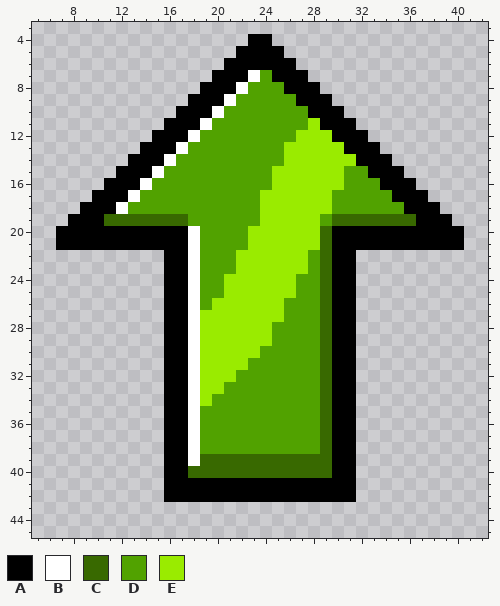
One commit to this pixel-art file: sprites/elements/upgrade.aseprite. The picture above is the old version.
48x48 pixels, 1 frame. Shown: x 5..42, y 3..45.
Palette (. is transparent): A #000000  B #ffffff  C #386900  D #51a200  E #9aeb00
Now the later version:
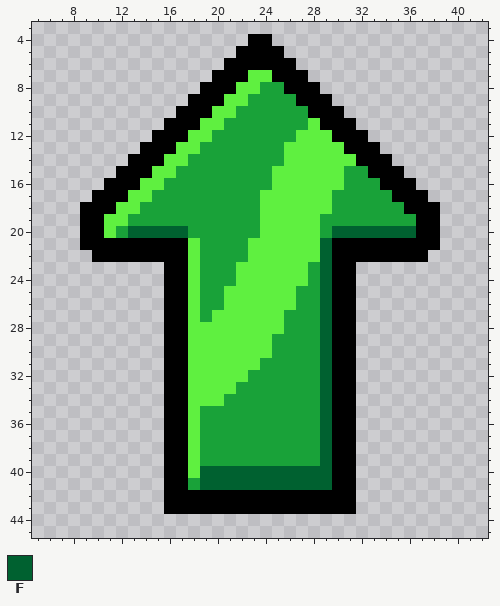
Colours new in this view: F #006130
Difference:
@@ palette @@
-D #51a200
+D #19a239
-E #9aeb00
+E #5ff040
@@ x 5..42 @@
  6 ................AAAAAA................
- 7 ...............AAABDAAA...............
- 8 ..............AAABDDDAAA..............
- 9 .............AAABDDDDDAAA.............
-10 ............AAABDDDDDDDAAA............
-11 ...........AAABDDDDDDDDEAAA...........
-12 ..........AAABDDDDDDDDEEEAAA..........
-13 .........AAABDDDDDDDDEEEEEAAA.........
-14 ........AAABDDDDDDDDDEEEEEEAAA........
-15 .......AAABDDDDDDDDDEEEEEEDDAAA.......
-16 ......AAABDDDDDDDDDDEEEEEEDDDAAA......
-17 .....AAABDDDDDDDDDDEEEEEEDDDDDAAA.....
-18 ....AAABDDDDDDDDDDDEEEEEEDDDDDDAAA....
-19 ...AAACCCCCCCDDDDDDEEEEEDCCCCCCCAAA...
-20 ..AAAAAAAAAAABDDDDEEEEEECAAAAAAAAAAA..
-21 ..AAAAAAAAAAABDDDDEEEEEECAAAAAAAAAAA..
-22 ...........AABDDDEEEEEEDCAA...........
-23 ...........AABDDDEEEEEEDCAA...........
-24 ...........AABDDEEEEEEDDCAA...........
-25 ...........AABDDEEEEEEDDCAA...........
-26 ...........AABDEEEEEEDDDCAA...........
-27 ...........AABEEEEEEEDDDCAA...........
-28 ...........AABEEEEEEDDDDCAA...........
-29 ...........AABEEEEEEDDDDCAA...........
-30 ...........AABEEEEEDDDDDCAA...........
-31 ...........AABEEEEDDDDDDCAA...........
-32 ...........AABEEEDDDDDDDCAA...........
-33 ...........AABEEDDDDDDDDCAA...........
-34 ...........AABEDDDDDDDDDCAA...........
-35 ...........AABDDDDDDDDDDCAA...........
-36 ...........AABDDDDDDDDDDCAA...........
-37 ...........AABDDDDDDDDDDCAA...........
-38 ...........AABDDDDDDDDDDCAA...........
-39 ...........AABCCCCCCCCCCCAA...........
-40 ...........AACCCCCCCCCCCCAA...........
-41 ...........AAAAAAAAAAAAAAAA...........
+ 7 ...............AAAEEAAA...............
+ 8 ..............AAAEEDDAAA..............
+ 9 .............AAAEEDDDDAAA.............
+10 ............AAAEEDDDDDDAAA............
+11 ...........AAAEEDDDDDDDEAAA...........
+12 ..........AAAEEDDDDDDDEEEAAA..........
+13 .........AAAEEDDDDDDDEEEEEAAA.........
+14 ........AAAEEDDDDDDDDEEEEEEAAA........
+15 .......AAAEEDDDDDDDDEEEEEEDDAAA.......
+16 ......AAAEEDDDDDDDDDEEEEEEDDDAAA......
+17 .....AAAEEDDDDDDDDDEEEEEEDDDDDAAA.....
+18 ....AAAEEDDDDDDDDDDEEEEEEDDDDDDAAA....
+19 ....AAEEDDDDDDDDDDDEEEEEDDDDDDDDAA....
+20 ....AAEDFFFFFDDDDDDEEEEEDFFFFFFFAA....
+21 ....AAAAAAAAAEDDDDEEEEEEFAAAAAAAAA....
+22 .....AAAAAAAAEDDDDEEEEEEFAAAAAAAA.....
+23 ...........AAEDDDEEEEEEDFAA...........
+24 ...........AAEDDDEEEEEEDFAA...........
+25 ...........AAEDDEEEEEEDDFAA...........
+26 ...........AAEDDEEEEEEDDFAA...........
+27 ...........AAEDEEEEEEDDDFAA...........
+28 ...........AAEEEEEEEEDDDFAA...........
+29 ...........AAEEEEEEEDDDDFAA...........
+30 ...........AAEEEEEEEDDDDFAA...........
+31 ...........AAEEEEEEDDDDDFAA...........
+32 ...........AAEEEEEDDDDDDFAA...........
+33 ...........AAEEEEDDDDDDDFAA...........
+34 ...........AAEEEDDDDDDDDFAA...........
+35 ...........AAEDDDDDDDDDDFAA...........
+36 ...........AAEDDDDDDDDDDFAA...........
+37 ...........AAEDDDDDDDDDDFAA...........
+38 ...........AAEDDDDDDDDDDFAA...........
+39 ...........AAEDDDDDDDDDDFAA...........
+40 ...........AAEFFFFFFFFFFFAA...........
+41 ...........AADFFFFFFFFFFFAA...........
 42 ...........AAAAAAAAAAAAAAAA...........
-43 ......................................
+43 ...........AAAAAAAAAAAAAAAA...........
 44 ......................................
Changed places in both pictures, as pixel boxes (x1, y1, x2, y2):
changed: (56, 70, 464, 514)
